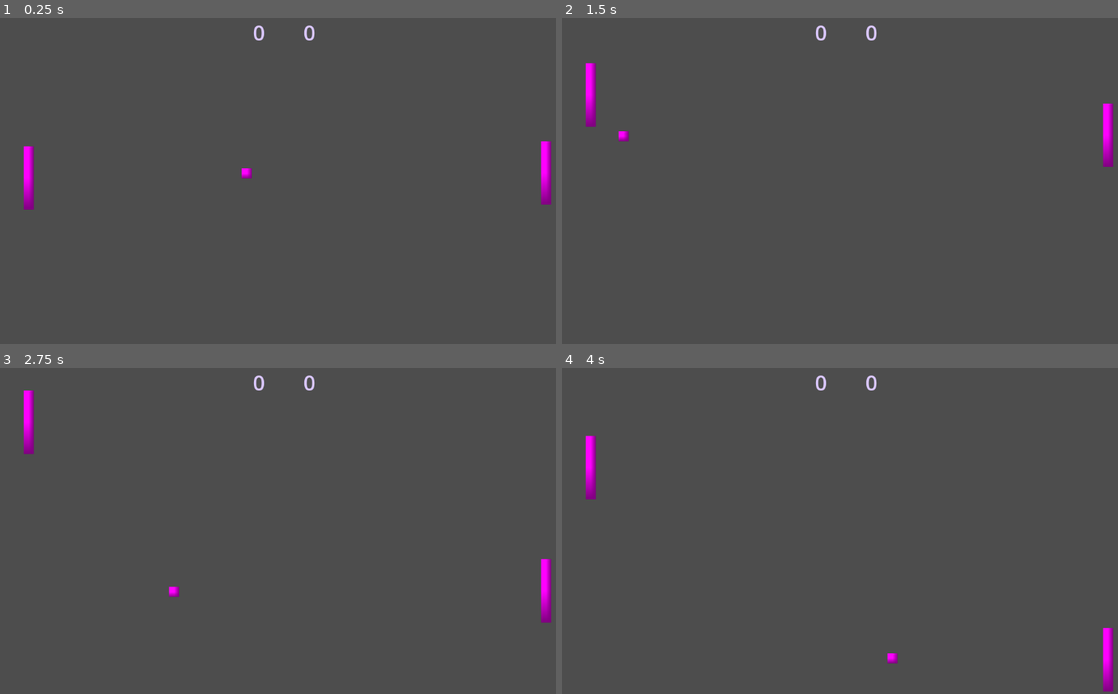
Above: before the commit, frames 1-4 (two rows, left to right).
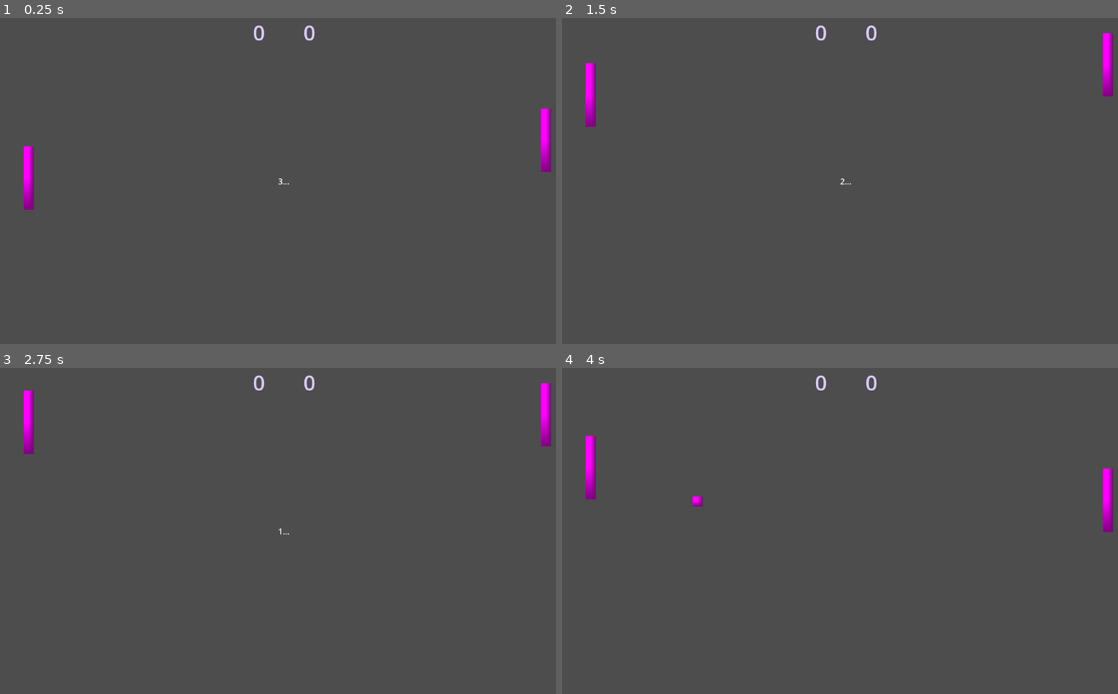
Above: after the commit, the same moments.

Repository: saebyn/godot-pong-game
Game: Godot game, scene res://main.tscn
Two runs of this game, one before a commit and one after it. Both use one fixed random seed, a clock stepped at 60 frames per second and the inputs below.
Inputs:
- Up to frame 1 (0.25 s): no input
- Up to frame 2 (1.5 s): hold W (move_up) 0.53-1.28 s; hold R (move_down) from 1.28 s (still down)
- Up to frame 3 (2.75 s): release R (move_down) at 2.03 s; hold W (move_up) from 2.03 s (still down)
- Up to frame 4 (4 s): release W (move_up) at 3.53 s; hold R (move_down) from 3.53 s (still down)

The runs differ from the first frame. In frame 1, 0.6% of the frame differs, in the area x 43-100%, y 27-58%; in frame 2, 0.8%; in frame 3, 0.8%; in frame 4, 0.9%, in the area x 23-100%, y 30-100%.

Commit message:
Add respawn countdown for the ball

Diff:
--- a/ball.gd
+++ b/ball.gd
@@ -5,8 +5,10 @@
 const SPEED = 300.0
 const ACCELERATION = 20.0
 
+var respawn_countdown: int = 3
+
 func _ready() -> void:
-  reset()
+  $Timer.start()
 
 func random_direction():
   # Generate a random angle in radians
@@ -45,3 +47,25 @@
   position = Vector2(get_viewport().size.x / 2, get_viewport().size.y / 2)
   # Set a random direction for the ball
   velocity = random_direction() * SPEED
+
+  $Sprite2D.visible = true
+
+func score():
+  # Hide the ball when it scores
+  $Sprite2D.visible = false
+  # Reset the label for the countdown
+  $"../UI/RespawnCountdownLabel".text = str(respawn_countdown) + "..."
+  # Restart the timer
+  $Timer.start()
+
+
+func on_timeout():
+  respawn_countdown -= 1
+
+  $"../UI/RespawnCountdownLabel".text = str(respawn_countdown) + "..."
+
+  if respawn_countdown <= 0:
+    respawn_countdown = 3
+    $Timer.stop()
+    $"../UI/RespawnCountdownLabel".text = ""
+    reset()
--- a/goalpost.gd
+++ b/goalpost.gd
@@ -4,7 +4,7 @@
 signal player_scored
 signal ai_scored
 
-
+@export var ball: Ball
 @export var is_player: bool = false
 
 func _on_Area2D_body_entered(body: Node) -> void:
@@ -14,4 +14,4 @@
     else:
       player_scored.emit()
 
-    $"../Ball".reset()
+    ball.score()
--- a/main.tscn
+++ b/main.tscn
@@ -50,9 +50,12 @@
 shape = SubResource("CircleShape2D_ig7tw")
 
 [node name="Sprite2D" type="Sprite2D" parent="Ball"]
+visible = false
 position = Vector2(-8.10623e-06, 1.90735e-06)
 scale = Vector2(20, 20)
 texture = SubResource("PlaceholderTexture2D_0xm2m")
+
+[node name="Timer" type="Timer" parent="Ball"]
 
 [node name="Player" type="CharacterBody2D" parent="."]
 position = Vector2(80, 320)
@@ -82,17 +85,19 @@
 position = Vector2(-10, -2)
 shape = SubResource("RectangleShape2D_1bvp3")
 
-[node name="PlayerGoalpost" type="Area2D" parent="."]
+[node name="PlayerGoalpost" type="Area2D" parent="." node_paths=PackedStringArray("ball")]
 script = ExtResource("4_1bvp3")
+ball = NodePath("../Ball")
 is_player = true
 
 [node name="CollisionShape2D" type="CollisionShape2D" parent="PlayerGoalpost"]
 position = Vector2(-28, 324)
 shape = SubResource("RectangleShape2D_lquwl")
 
-[node name="AIGoalpost" type="Area2D" parent="."]
+[node name="AIGoalpost" type="Area2D" parent="." node_paths=PackedStringArray("ball")]
 position = Vector2(1208, 0)
 script = ExtResource("4_1bvp3")
+ball = NodePath("../Ball")
 
 [node name="CollisionShape2D" type="CollisionShape2D" parent="AIGoalpost"]
 position = Vector2(-28, 324)
@@ -120,6 +125,30 @@
 horizontal_alignment = 1
 vertical_alignment = 1
 
+[node name="UI" type="Control" parent="."]
+layout_mode = 3
+anchors_preset = 0
+offset_right = 1152.0
+offset_bottom = 648.0
+
+[node name="RespawnCountdownLabel" type="Label" parent="UI"]
+layout_mode = 1
+anchors_preset = 8
+anchor_left = 0.5
+anchor_top = 0.5
+anchor_right = 0.5
+anchor_bottom = 0.5
+offset_left = -78.0
+offset_top = -39.5
+offset_right = 78.0
+offset_bottom = 39.5
+grow_horizontal = 2
+grow_vertical = 2
+text = "3..."
+horizontal_alignment = 1
+vertical_alignment = 1
+
+[connection signal="timeout" from="Ball/Timer" to="Ball" method="on_timeout"]
 [connection signal="ai_scored" from="PlayerGoalpost" to="Scoreboard" method="on_ai_scored"]
 [connection signal="body_entered" from="PlayerGoalpost" to="PlayerGoalpost" method="_on_Area2D_body_entered"]
 [connection signal="body_entered" from="AIGoalpost" to="AIGoalpost" method="_on_Area2D_body_entered"]
